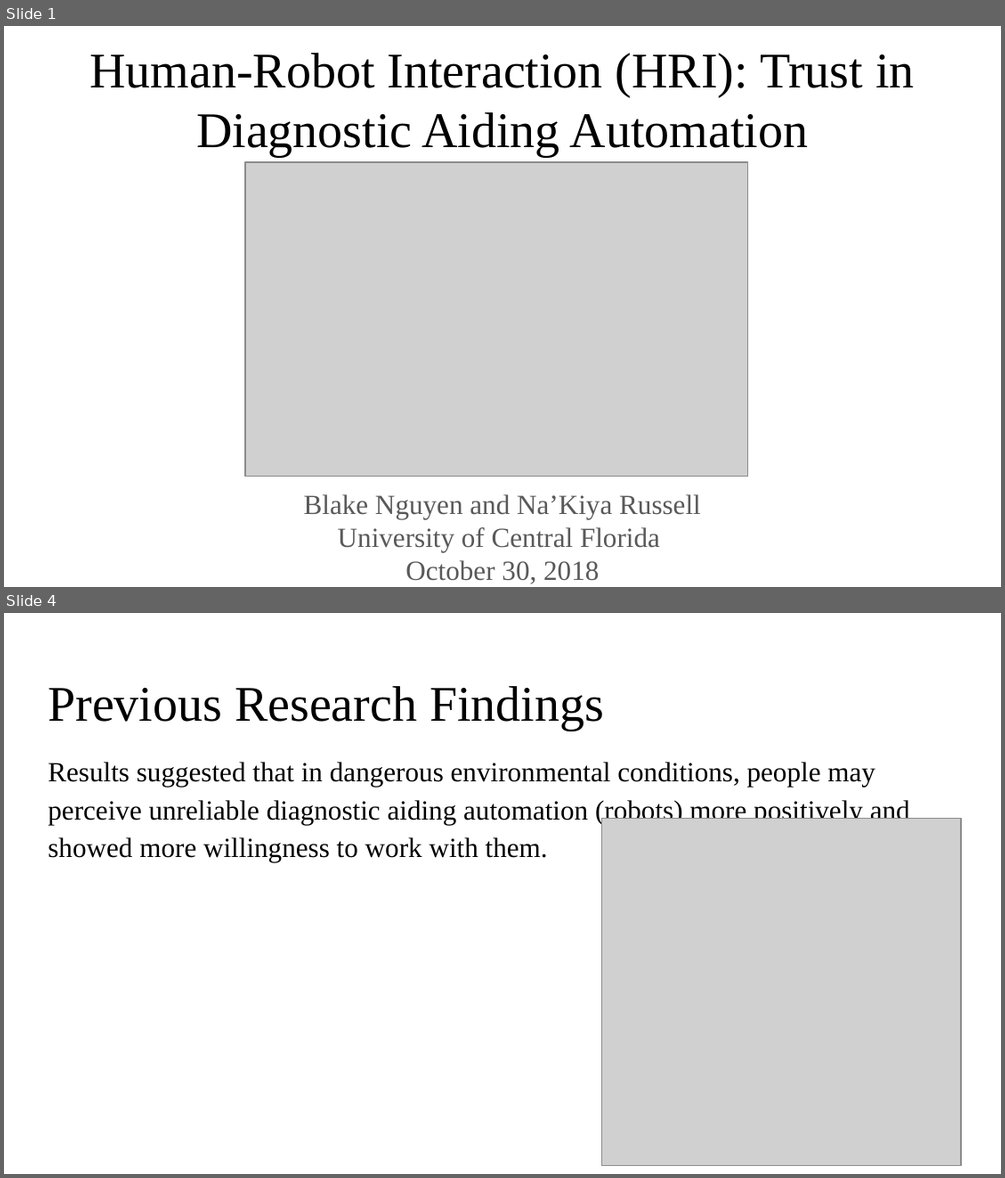
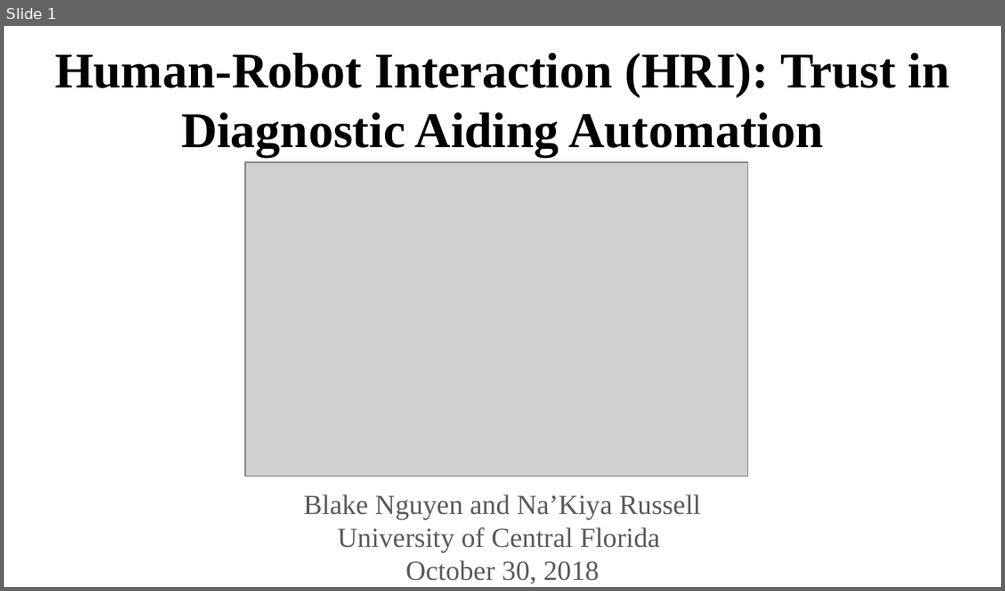
Before and after one commit to blakeanguyen/project_template, a slide deck: Final Project PowerPoint_110218BN.pptx. Shown one above the other, each under a label of ours: slides 1 and 4 before the commit, slide 1 after it; the slides between them are not shown. The pictures are 1005x1178 and 1005x591 pixels, drawn with LibreOffice and Linux fonts; fonts in the diff are those of the drawing; grey boxes stand for pictures. Boxes give left, top, right and bottom in pixels: in the first picture for what was removed or moved away, otherwise in the second. Text is boxed around its words. In the diff, an @@ line names an element or a change of style, - is before the commit and + after.

```diff
--- a/Final Project PowerPoint_110218BN.pptx
+++ b/Final Project PowerPoint_110218BN.pptx
@@ slide 4 removed at bbox=[4, 613, 1001, 1174], background #FFFFFF @@
@@ title removed at bbox=[48, 686, 604, 730] @@
-Previous Research Findings
@@ text removed at bbox=[48, 762, 910, 862] @@
-Results suggested that in dangerous environmental conditions, people may perceive unreliable diagnostic aiding automation (robots) more positively and showed more willingness to work with them.
@@ picture removed at bbox=[601, 819, 960, 1165] @@
@@ slide 1 changed as well @@
@@ title "Human-Robot Interaction (HRI): Trust in ..." at bbox=[55, 53, 950, 157]: bold on @@
```
Also in this commit, not shown: 5 other slides changed, 11 slides added, 4 other slides removed.
